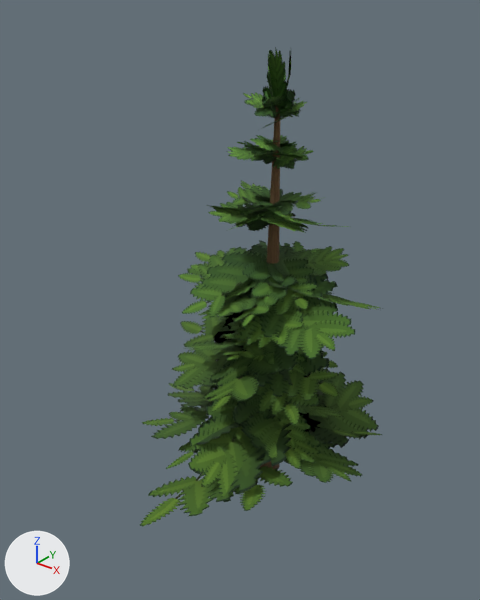
An edit to the glTF model public/worldart/assets/fir4_e.glb, drawn before and after from the same camera.
The view is the same before and after, from a camera (50 mm lens) standing at (4.31, -5.98, 5.85) and looking at (-0.22, -0.32, 2.34). Lighting does not change. The marker at lower left points along +X, +Y and +Z. The picture after the commit comes second. Vertices at exactly the same position are counted once.

The first picture shows 'fir4_e'.
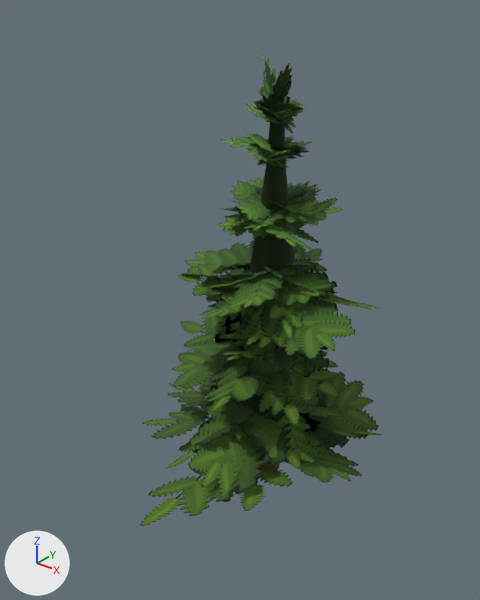
What differs and where, as boxes [x1, y1, x2, y2] in the pictures (480 x 600 px; the box of a moved part takes in the faces that stretch with it):
'fir4_e', reshaped: before [139, 47, 384, 526]; after [139, 54, 384, 526]
part 1 of me_fir4_e, added: after [266, 102, 303, 111]
part 2 of me_fir4_e, added: after [275, 103, 296, 120]
part 3 of me_fir4_e, added: after [267, 63, 292, 116]
part 4 of me_fir4_e, moved or reshaped: before [182, 51, 350, 327]; after [185, 54, 340, 464]
part 5 of me_fir4_e, surface changed: before [207, 47, 336, 299]; after [215, 92, 342, 322]
part 6 of me_fir4_e, recoloured: before [207, 47, 336, 299]; after [215, 133, 342, 322]

The change, as a diff of the scene's bpy script:
```diff
--- a/public/worldart/assets/fir4_e.glb.py
+++ b/public/worldart/assets/fir4_e.glb.py
@@ me_fir4_e @@
 # used by ob_fir4_e; location = (0.0, 0.0, 0.0)
-me_fir4_e.from_pydata(...)  # 834 vertices, 578 faces; spans x -2.38..1.97, y -2.77..2.37, z -0.34..5.37
+me_fir4_e.from_pydata(...)  # 1125 vertices, 838 faces; spans x -2.38..1.97, y -2.77..2.37, z -0.34..5.38
+# me_fir4_e part 1: the loose piece of 6 vertices spanning x -0.07..0.33, y -0.18..0.34, z 4.46..4.67 is copied, and the copy is multiplied about its middle by the matrix ((1.129, 0.171, 0.139), (-0.184, 1.13, 0.104), (-0.121, -0.124, 1.137)), then moved by (0.02, -0.03, 0.04); it spans x -0.11..0.42, y -0.26..0.36, z 4.48..4.75
+# me_fir4_e part 2: the loose piece of 6 vertices spanning x -0.08..0.21, y -0.12..0.37, z 4.46..4.66 is copied, and the copy is multiplied about its middle by the matrix ((1.161, -0.204, -0.046), (0.125, 0.886, -0.77), (0.168, 0.753, 0.893)), then moved by (0.01, 0.02, 0.0); it spans x -0.13..0.28, y -0.16..0.44, z 4.46..4.67
+# me_fir4_e part 3: the loose piece of 6 vertices spanning x -0.24..0.12, y -0.1..0.3, z 4.45..5.2 is copied, and the copy is multiplied about its middle by the matrix ((-1.02, 0.201, 0.044), (-0.202, -1.02, -0.022), (0.039, -0.03, 1.039)), then moved by (0.07, -0.01, 0.02); it spans x -0.15..0.21, y -0.12..0.32, z 4.45..5.24
+# me_fir4_e part 4: 425 vertices moved from x -1.36..1.16, y -1.54..0.92, z 2.26..5.37 to x -1.45..1.11, y -1.18..1.14, z 1.91..5.38; 30 vertices removed from x -0.88..1.13, y -1.21..1.15, z 2.29..4.84; 273 vertices added at x -0.99..1.22, y -1.55..0.97, z 0.21..5.25
+# me_fir4_e part 5: 205 kept faces spanning x -1.15..1.11, y -1.09..1.14, z 1.91..4.91 get new texture (UV) coordinates
+# me_fir4_e part 6: 243 kept faces spanning x -1.15..1.11, y -1.09..1.14, z 1.91..4.47 get new vertex colours
+# other edits to the shape of me_fir4_e do not show in these pictures
 me_fir4_e.materials.append(mat_bark)
```
